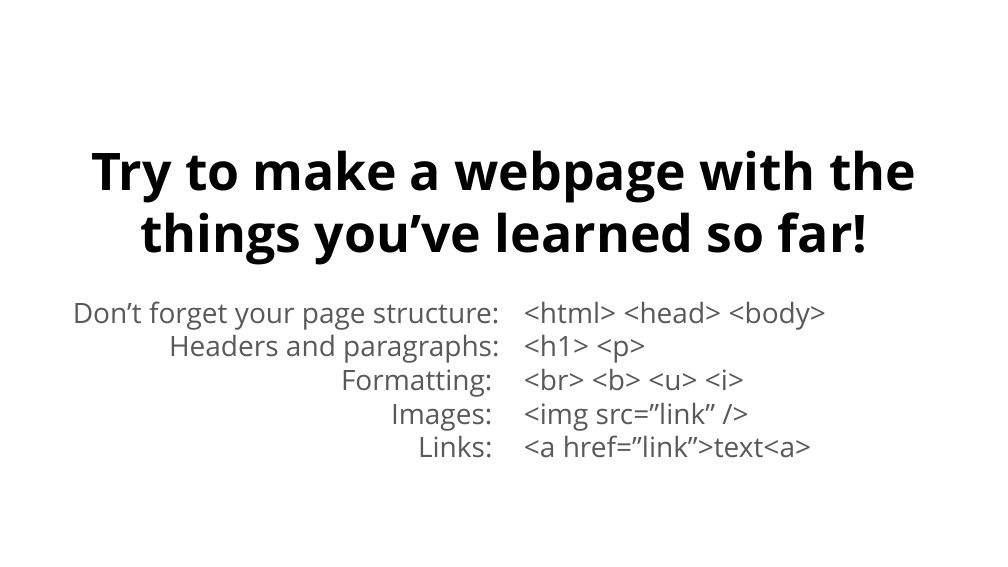
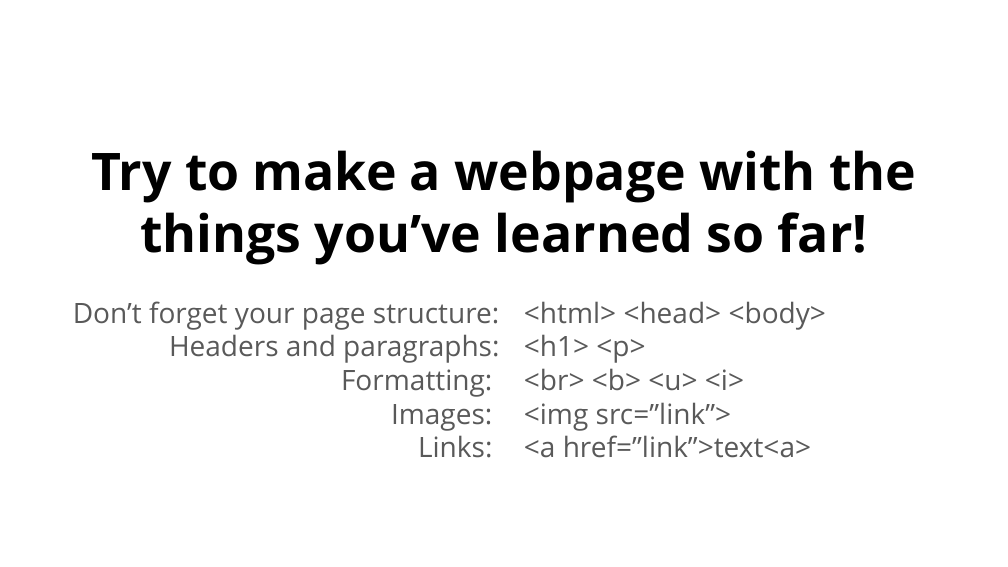
Before and after one commit to wedeveloph/DevEd, a slide deck: slide 11 of Web Development/Block 1/Block 1.pptx. Drawn at 1008x567 pixels with LibreOffice and Linux fonts; fonts in the diff are those of the drawing. Boxes give left, top, right and bottom in pixels: in the first picture for what was removed or moved away, otherwise in the second. Text is boxed around its words. In the diff, an @@ line names an element or a change of style, - is before the commit and + after.

```diff
--- a/Web Development/Block 1/Block 1.pptx
+++ b/Web Development/Block 1/Block 1.pptx
@@ subtitle at <box>524,402,731,431</box>: text changed @@
-<img src=”link” />
+<img src=”link”>
```
Also in this commit, not shown: 1 other slide changed, 4 other files.
